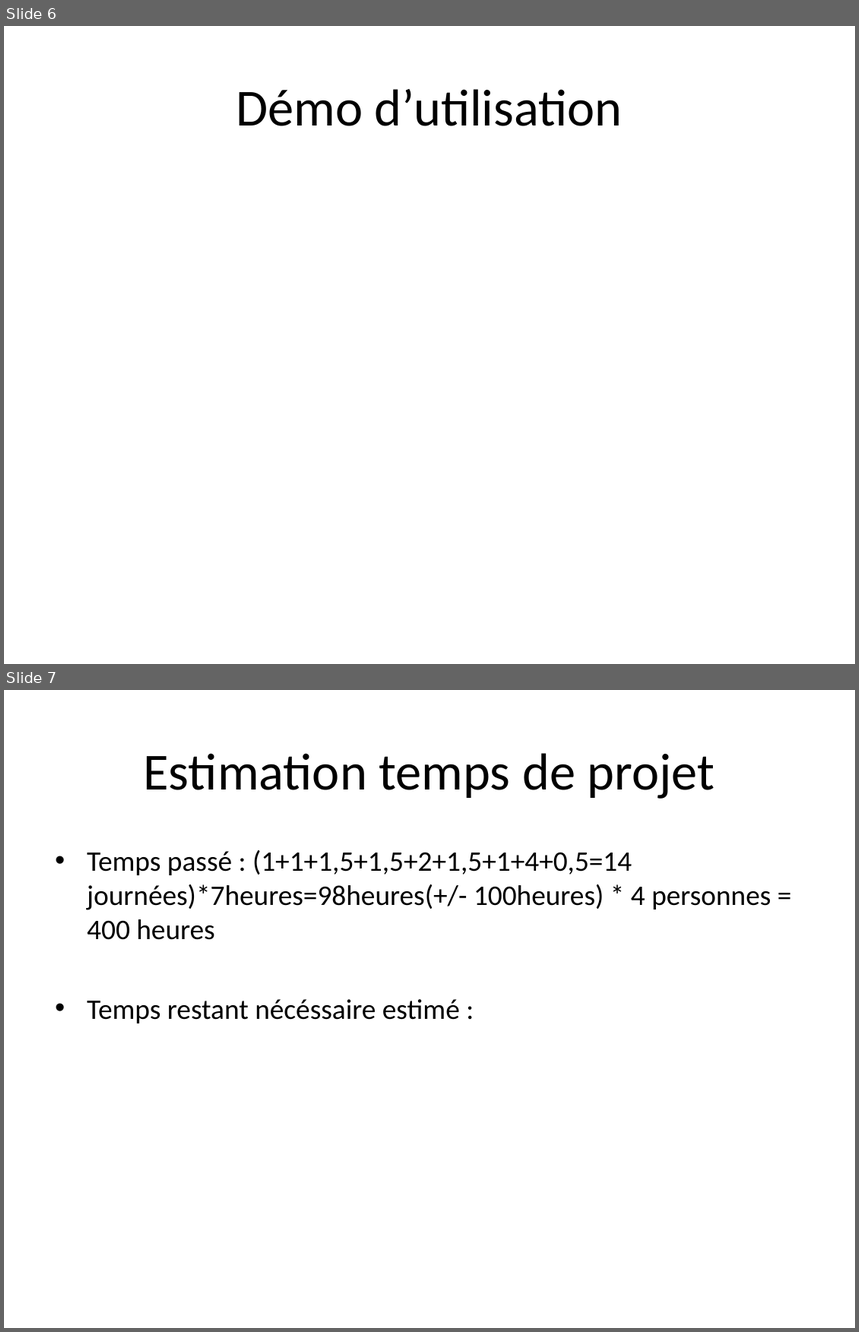
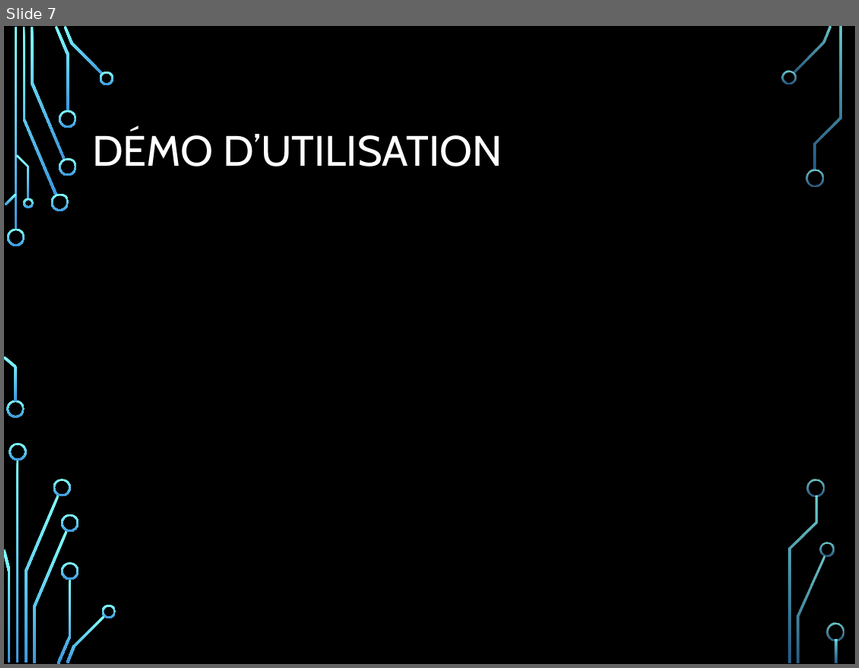
Before and after one commit to NicoPerret/projet-echec, a slide deck: Diapo présentation projet.pptx. Shown one above the other, each under a label of ours: slides 6 and 7 before the commit, slide 7 after it. The pictures are 859x1332 and 859x668 pixels, drawn with LibreOffice and Linux fonts; fonts in the diff are those of the drawing; background and template pictures are left out. Boxes give left, top, right and bottom in pixels: in the first picture for what was removed or moved away, otherwise in the second. Text is boxed around its words. In the diff, an @@ line names an element or a change of style, - is before the commit and + after.

```diff
--- a/Diapo présentation projet.pptx
+++ b/Diapo présentation projet.pptx
@@ slide 7 removed at (x1=4, y1=690, x2=855, y2=1328), background #FFFFFF @@
@@ title removed at (x1=144, y1=753, x2=715, y2=799) @@
-Estimation temps de projet
@@ text removed at (x1=87, y1=850, x2=771, y2=1024) @@
-• Temps passé : (1+1+1,5+1,5+2+1,5+1+4+0,5=14 journées)*7heures=98heures(+/- 100heures) * 4 personnes = 400 heures
-• Temps restant nécéssaire estimé :
@@ what was slide 6 is now slide 7 @@
@@ slide 7 changed as well @@
@@ background #FFFFFF to picture (left out) @@
@@ title at (x1=92, y1=129, x2=503, y2=167): text changed; size 44 to 36 pt; font Calibri to Cabin; text colour #000000 to #FFFFFF @@
-Démo d’utilisation
+DÉMO D’UTILISATION
@@ group added at (x1=4, y1=26, x2=844, y2=664): 33 freeform shapes, 3 rectangles @@
```
Also in this commit, not shown: 4 other slides changed, 10 slides added, 1 other slide removed.
